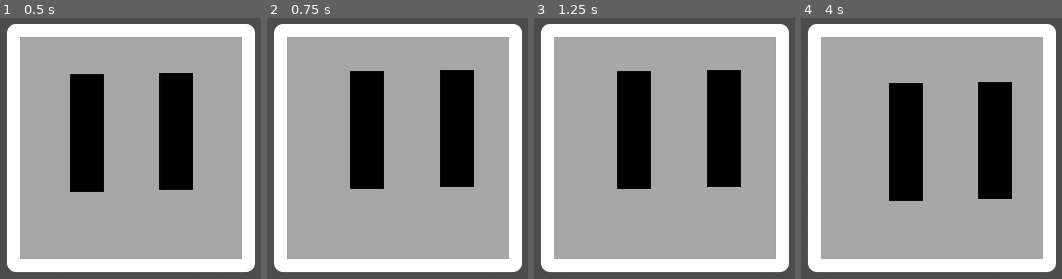
Above: before the commit, frames 1-4 (left to right).
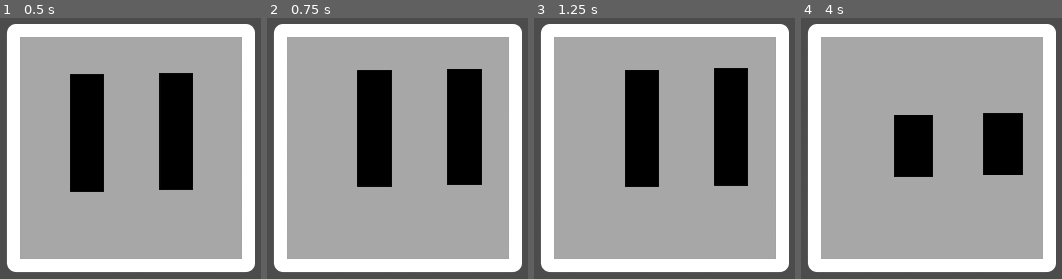
Above: after the commit, the same moments.

Repository: Cynthia7979/godot-projects
Game: Godot game, scene res://scenes/Pet.tscn
Two runs of this game, one before a commit and one after it. Both use one fixed random seed, a clock stepped at 60 frames per second and the inputs below. The project has no main scene, so this scene is started directly.
Inputs (mouse positions are in pixels of both pictures, inside the frame that each line leads up to):
- Up to frame 1 (0.5 s): no input
- Up to frame 2 (0.75 s): tap Enter at 0.5 s; move the mouse to (outside the picture) at 0.52 s; click (outside the picture) at 0.6 s
- Up to frame 3 (1.25 s): no input
- Up to frame 4 (4 s): move the mouse to (811, 177) at 1.27 s; click (811, 177) at 1.35 s; move the mouse to (outside the picture) at 2.02 s; click (outside the picture) at 2.1 s; move the mouse to (902, 268) at 2.77 s; click (902, 268) at 2.85 s; move the mouse to (outside the picture) at 3.52 s; click (outside the picture) at 3.6 s

Frame 1 is identical in both runs. In frame 2, 5.4% of the frame differs, in the area x 31-83%, y 19-66%; in frame 3, 5.4%; in frame 4, 8.4%, in the area x 33-86%, y 24-71%.

Commit message:
feat: Blinking spontaneously & smoother eye movement

Diff:
--- a/Virtual Pet/scenes/Pet.tscn
+++ b/Virtual Pet/scenes/Pet.tscn
@@ -2,7 +2,7 @@
 
 [ext_resource path="res://assets/body.png" type="Texture" id=1]
 [ext_resource path="res://scenes/Eye.tscn" type="PackedScene" id=2]
-[ext_resource path="res://scenes/Pet.gd" type="Script" id=3]
+[ext_resource path="res://scenes/PetEyeControl.gd" type="Script" id=3]
 
 [sub_resource type="RectangleShape2D" id=1]
 extents = Vector2( 248, 247 )
@@ -41,4 +41,9 @@
 rotate = false
 loop = false
 
+[node name="BlinkTimer" type="Timer" parent="."]
+wait_time = 4.0
+one_shot = true
+
 [connection signal="item_rect_changed" from="EyeMovementPath" to="EyeMovementPath/PathFollow2D" method="_on_EyeMovementPath_item_rect_changed"]
+[connection signal="timeout" from="BlinkTimer" to="." method="_on_BlinkTimer_timeout"]
--- a/Virtual Pet/scenes/Pet.gd
+++ b/Virtual Pet/scenes/PetEyeControl.gd
@@ -4,7 +4,7 @@
 var screen_resolution;
 var screen_radius;
 const center = Vector2(300, 300);
-const maximum_displacement_length = 300;  # In pixels
+const maximum_displacement_length = 70;  # In pixels
 
 
 # Called when the node enters the scene tree for the first time.
@@ -12,6 +12,16 @@
 	screen_resolution = self.get_viewport().size;
 	screen_radius = sqrt(pow(screen_resolution.x, 2) + pow(screen_resolution.y, 2));
 	self.position = self.center;
+	$BlinkTimer.wait_time = rand_range(0, 3.0);
+	$BlinkTimer.start()
+
+
+func _process(delta):
+	if Input.is_action_just_released("left_click"):
+		get_tree().call_group('eye', 'blink', 0.5);
+		$BlinkTimer.stop();
+		$BlinkTimer.start();
+
 
 func _input(event):
 	if event is InputEventMouseMotion:
@@ -38,8 +48,45 @@
 			direction = 0.0 if mouse_pos.x > 0 else 3 * PI / 2.0;
 
 		# You know what? Screw that. I'm gonna freaking do it myself.
-		var r = clamp(distance / 5, 0, maximum_displacement_length);
+		var r = clamp_displacement_length(distance);
 		# No need to add self.center because child's position is already relative.
 		$Eyes.position = Vector2(r * cos(direction), r * sin(direction))
 		# And it works. Take that you muffin!
 		# (28 lines of buggy codes deleted)
+
+func clamp_displacement_length(r):
+#	var k = 0.0008;  # Makes it smoother
+#	var b = 60;  # Translates the curve horizontally
+#	var x_intercept = (1 / (k * maximum_displacement_length)) + b;
+#	if r <= x_intercept: return r / 5.0;
+#	else:
+#		return (1 / (-k * (r - b))) + maximum_displacement_length;
+#	# A curve that approaches the maximum length smoothly
+
+	# Plug this into geogebra if you want to configure.
+	# No docs here because I hate myself
+	return (
+		(
+			0.65 * maximum_displacement_length * atan(
+				0.015 * (r - 100)
+			)
+		) / (PI / 2) + maximum_displacement_length / 2 - (
+			(
+				0.65 * maximum_displacement_length * atan(
+					0.015 * (0 - 100)
+				)
+			) / (PI / 2) + maximum_displacement_length / 2
+		)
+	)
+
+
+func _on_BlinkTimer_timeout():
+	if randi() % 2 == 1:  # Single blink
+		get_tree().call_group('eye', 'blink', 0.5);
+		$BlinkTimer.wait_time = rand_range(2.0, 5.0);
+		$BlinkTimer.start();
+	else:  # Double blink
+		get_tree().call_group('eye', 'blink', 0.5);
+		get_tree().call_group('eye', 'blink', 0.5);
+		$BlinkTimer.wait_time = rand_range(3.0, 6.0);
+		$BlinkTimer.start();
